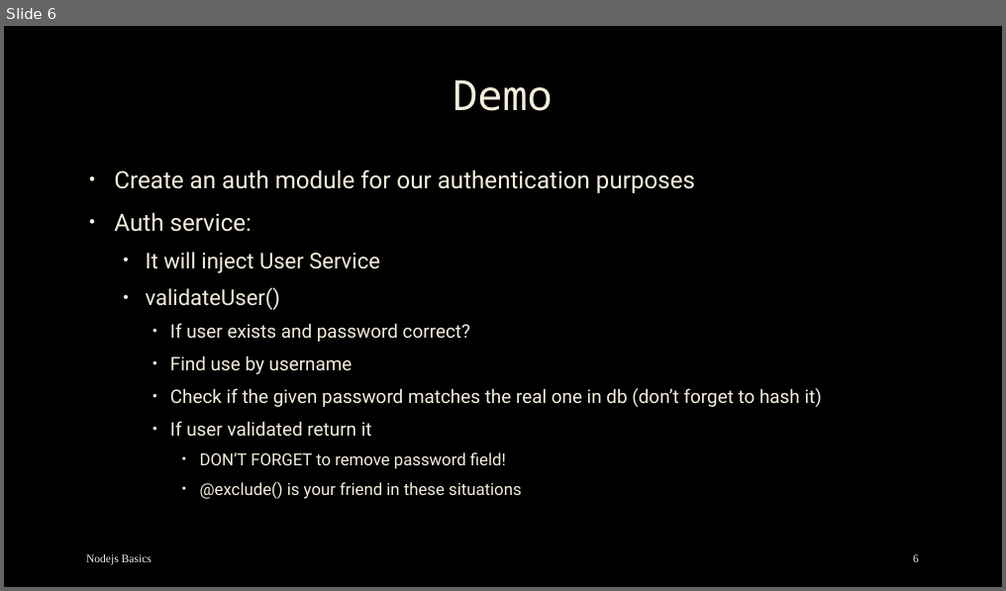
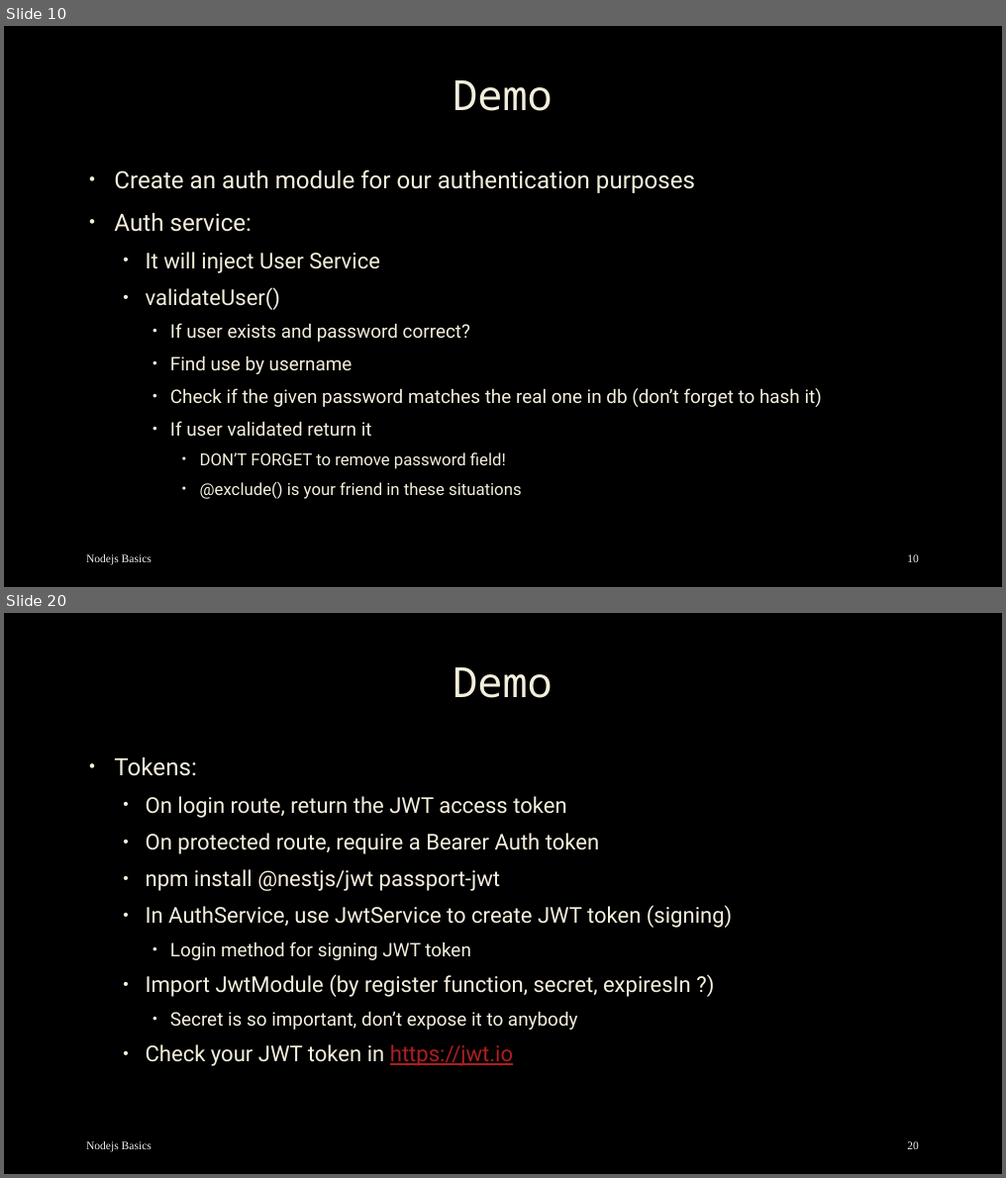
Before and after one commit to mostafa8026/nestjs-course, a slide deck: nestjs/nestjs-09.pptx. Shown one above the other, each under a label of ours: slide 6 before the commit, slides 10 and 20 after it; the slides between them are not shown. The pictures are 1006x591 and 1006x1178 pixels, drawn with LibreOffice and Linux fonts; fonts in the diff are those of the drawing; background and template pictures are left out. Boxes give left, top, right and bottom in pixels: in the first picture for what was removed or moved away, otherwise in the second. Text is boxed around its words. In the diff, an @@ line names an element or a change of style, - is before the commit and + after.

```diff
--- a/nestjs/nestjs-09.pptx
+++ b/nestjs/nestjs-09.pptx
@@ slide 20 added at [4, 613, 1002, 1174], background picture (left out) @@
@@ title added at [452, 667, 552, 698], 40 pt, text #F4EEDC @@
+Demo
@@ text added at [114, 758, 732, 1066], 21 pt, text #F4EEDC @@
+• Tokens:
+  • On login route, return the JWT access token
+  • On protected route, require a Bearer Auth token
+  • npm install @nestjs/jwt passport-jwt
+  • In AuthService, use JwtService to create JWT token (signing)
+    • Login method for signing JWT token
+  • Import JwtModule (by register function, secret, expiresIn ?)
+    • Secret is so important, don’t expose it to anybody
+  • Check your JWT token in https://jwt.io
@@ text added at [86, 1142, 152, 1153], 11 pt, text #F2F2F2 @@
+Nodejs Basics
@@ page number added at [907, 1142, 919, 1150], 11 pt, text #F2F2F2 @@
+20
@@ what was slide 6 is now slide 10 @@
@@ page number at [907, 555, 919, 563]: text changed @@
-6
+10
```
Also in this commit, not shown: 3 slides changed, 13 other slides added, 29 other files.
